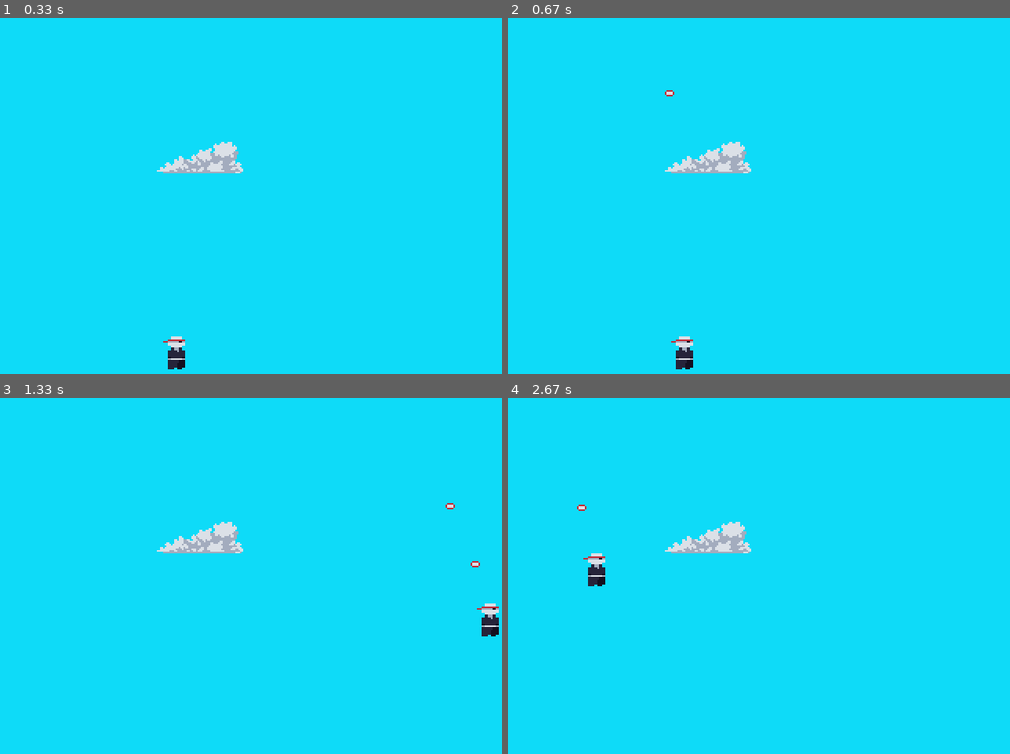
Above: before the commit, frames 1-4 (two rows, left to right).
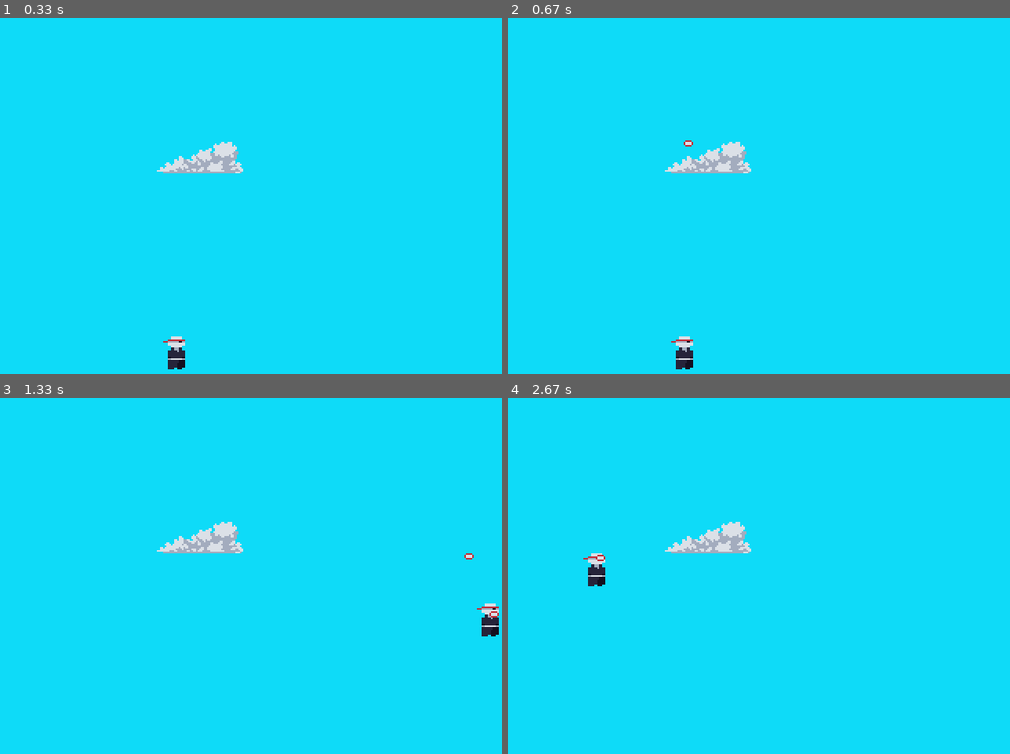
Above: after the commit, the same moments.

Repository: luksquitos/pygame-platformer
Game: pygame game, started from main.py
Same seed, same stepped clock (60 frames per second), same inputs: the game is played once before the commit and once after it.
Inputs:
- Up to frame 1 (0.33 s): no input
- Up to frame 2 (0.67 s): tap Space at 0.33 s
- Up to frame 3 (1.33 s): hold D 0.67-1.13 s; tap Space at 0.73, 1.03, 1.23 s; hold W from 1.17 s (still down)
- Up to frame 4 (2.67 s): release W at 1.47 s; hold D 1.5-1.97 s; tap Space at 1.57, 1.87, 2.07, 2.37, 2.63 s; hold A 2-2.53 s; hold S from 2.57 s (still down)

Frame 1 is identical in both runs. In frame 2, less than 0.1% of the frame differs, in the area x 31-37%, y 20-37%; in frame 3, 0.1%, in the area x 88-100%, y 29-62%; in frame 4, less than 0.1%.

Commit message:
refact: name of 'blit' method to 'render'

Diff:
--- a/objects.py
+++ b/objects.py
@@ -26,7 +26,7 @@
         self.y_pos = y_pos
 
     def update(self, screen: pg.Surface, objs_in_memory: List[Object]) -> None:
-        self.blit(screen)
+        self.render(screen)
         self.check_collisions(objs_in_memory)
 
         if self.check_collisions(objs_in_memory):
@@ -37,7 +37,7 @@
     def rect(self) -> pg.Rect:
         raise NotImplemented(f"rect property must be override for {self.__class__.__name__}")
 
-    def blit(self, screen: pg.Surface) -> None:
+    def render(self, screen: pg.Surface) -> None:
         screen.blit(self.frame, (self.x_pos, self.y_pos))
 
     def check_collisions(self, objs_in_memory: List[Object]) -> None:
--- a/player.py
+++ b/player.py
@@ -28,7 +28,7 @@
         key_pressed = pg.key.get_pressed()
 
         if key_pressed[pg.K_SPACE]:
-            objects_in_memory.append(Rock(self.x_pos, self.y_pos-20))
+            objects_in_memory.append(Rock(self.rect.center[0], self.rect.center[1]))
             self.attack_delay = Delay(milliseconds=150)
 
     def move(self):
